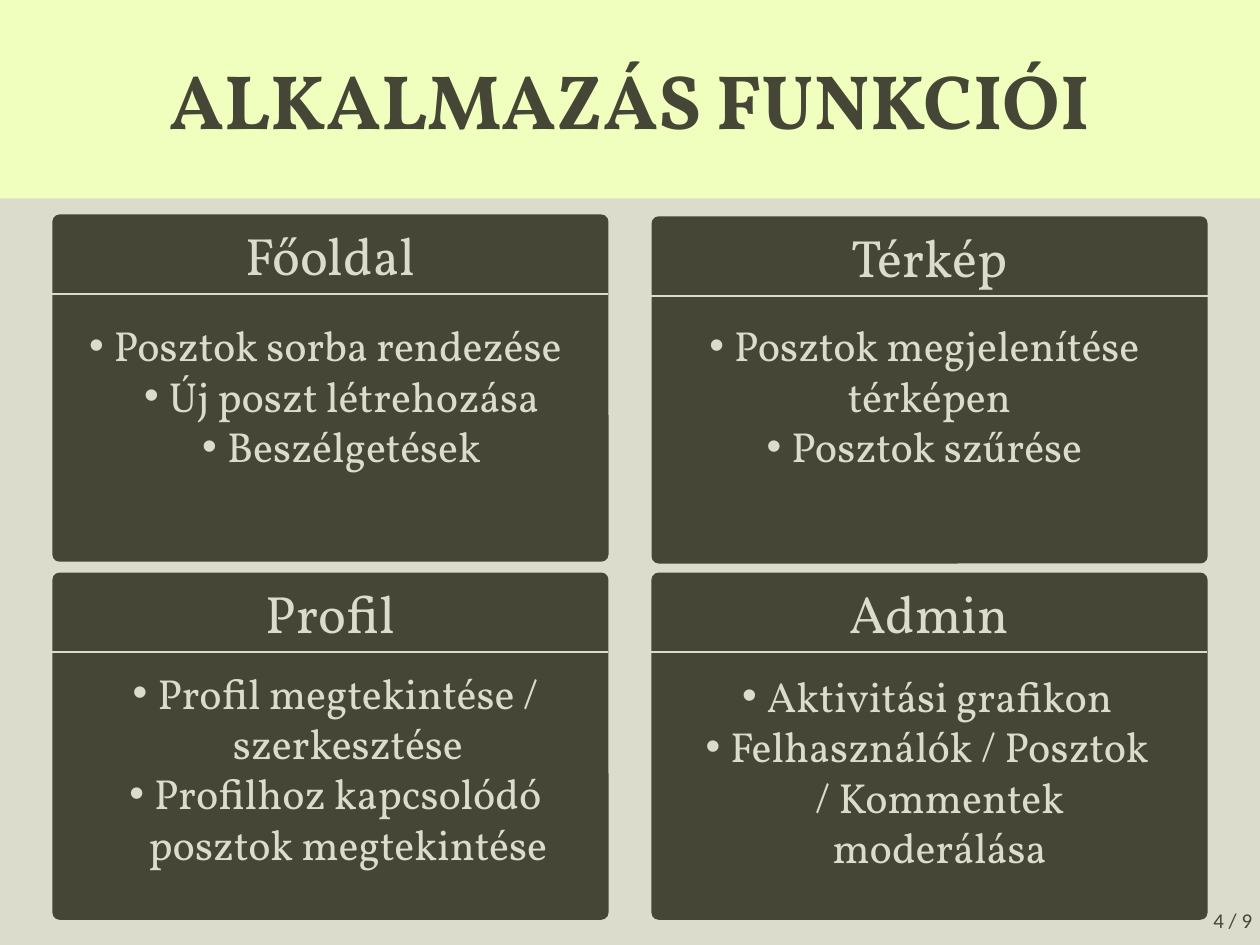
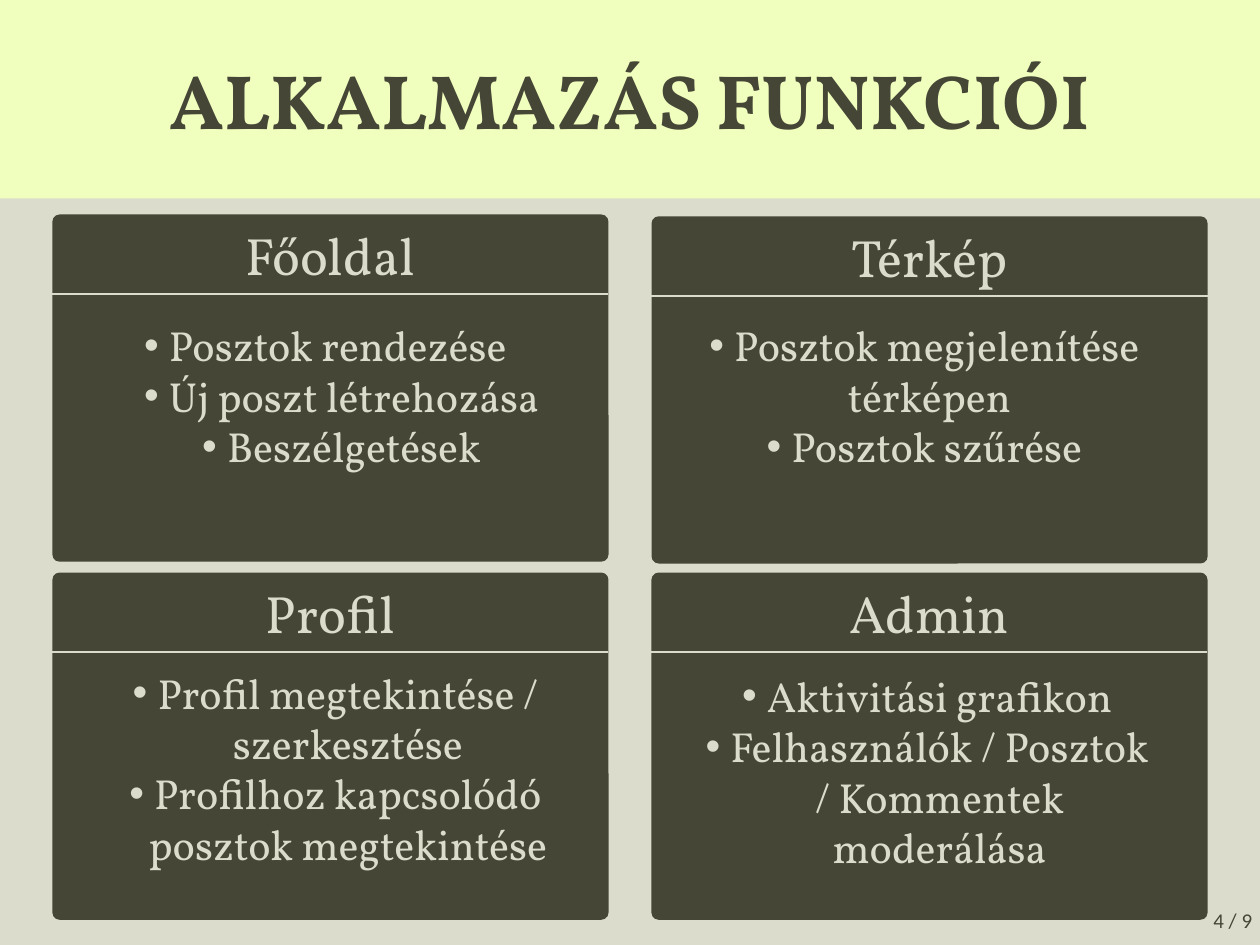
Before and after one commit to Zone1411-HK/Telephoto, a slide deck: slide 4 of Telephoto.pptx. Drawn at 1260x945 pixels with LibreOffice and Linux fonts; fonts in the diff are those of the drawing. Boxes give left, top, right and bottom in pixels: in the first picture for what was removed or moved away, otherwise in the second. Text is boxed around its words. In the diff, an @@ line names an element or a change of style, - is before the commit and + after.

```diff
--- a/Telephoto.pptx
+++ b/Telephoto.pptx
@@ text at <box>169,331,506,380</box>: text changed @@
-• Posztok sorba rendezése
+• Posztok rendezése
```
Also in this commit, not shown: 2 other slides changed.
